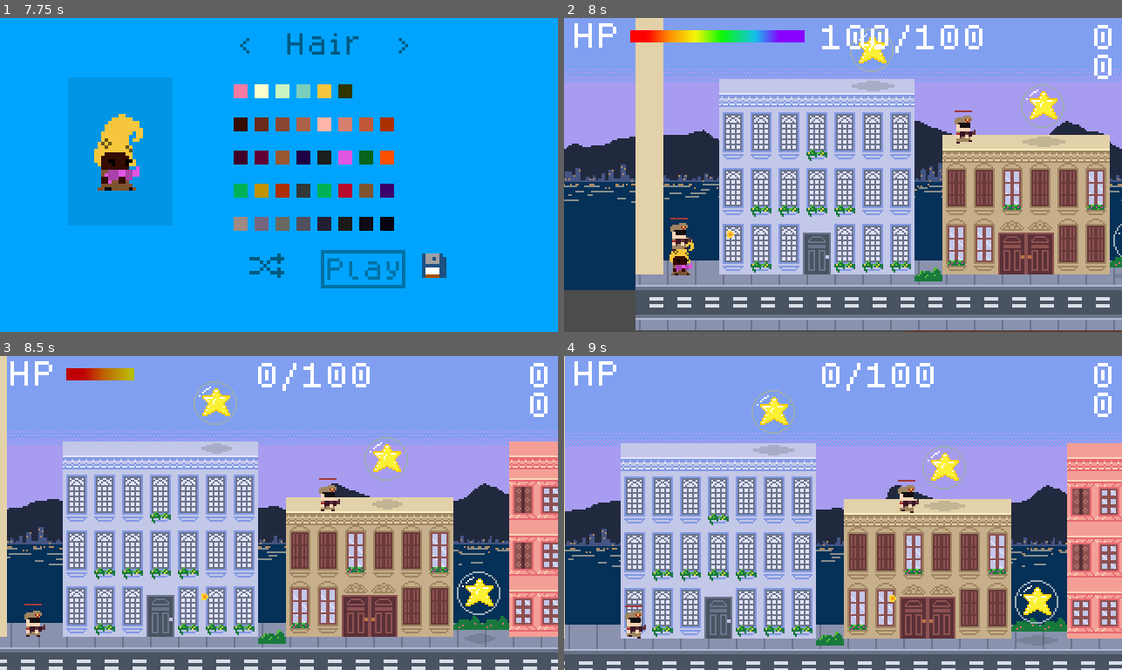
Above: before the commit, frames 1-4 (two rows, left to right).
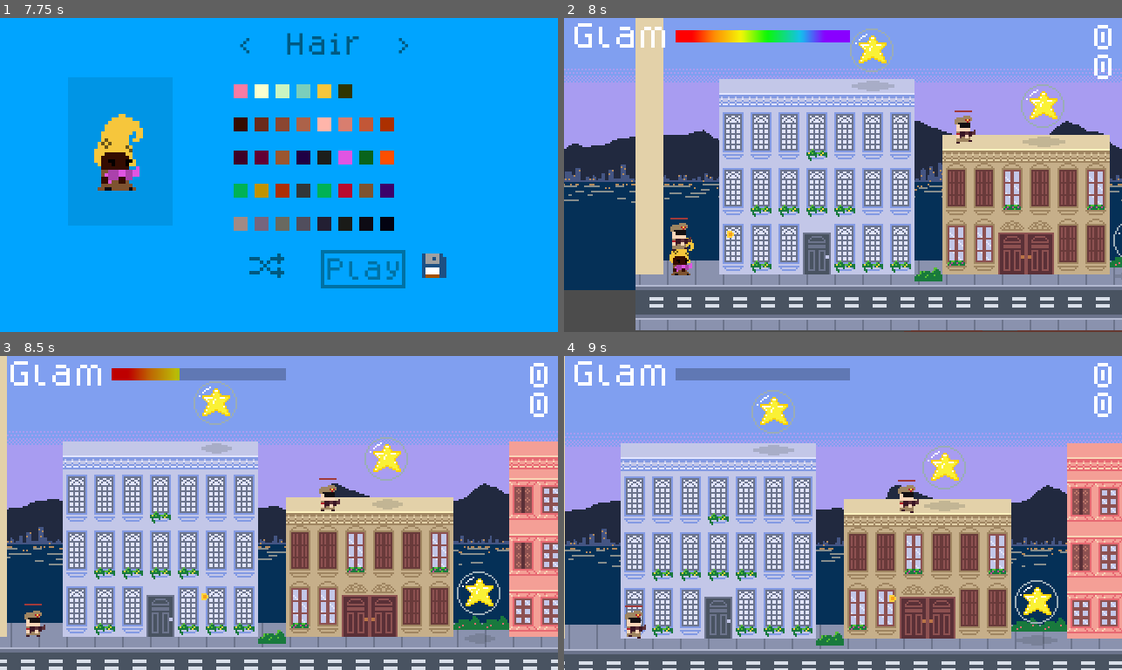
Above: after the commit, the same moments.

Repository: hamiltonromualdo/bring-ur-glam
Game: Godot game, scene res://src/UserInterface/TitleScreen.tscn
The game is run twice, just before and just after one commit, with the same random seed, the same clock (stepped at 60 frames per second) and the same inputs. Sound files missing from this copy of the repository are replaced by a short silence.
Inputs (mouse positions are in pixels of both pictures, inside the frame that each line leads up to):
- Up to frame 1 (7.75 s): tap Enter at 0.5 s; move the mouse to (401, 159) at 0.52 s; hold Right (ui_right) 0.53-2.03 s; tap Space at 1.25 s; move the mouse to (167, 190) at 1.27 s; move the mouse to (334, 105) at 2.02 s; hold Left (ui_left) 2.03-2.78 s; move the mouse to (251, 237) at 2.77 s; hold Right (ui_right) 2.78-4.28 s; move the mouse to (446, 222) at 3.52 s; move the mouse to (111, 127) at 4.27 s; hold Left (ui_left) 4.28-5.03 s; move the mouse to (306, 175) at 5.02 s; hold Right (ui_right) 5.03-5.78 s; move the mouse to (195, 96) at 5.77 s; hold Left (ui_left) 5.78-6.5 s; click "Play" at 6.5 s; click "Play" at 7.25 s
- Up to frame 2 (8 s): no input
- Up to frame 3 (8.5 s): move the mouse to (401, 497) at 8.02 s; hold Left (ui_left) from 8.03 s (still down)
- Up to frame 4 (9 s): move the mouse to (731, 528) at 8.77 s; release Left (ui_left) at 8.78 s; hold Right (ui_right) from 8.78 s (still down)

Frame 1 is identical in both runs. In frame 2, 2.5% of the frame differs, in the area x 1-75%, y 1-12%; in frame 3, 2.3%; in frame 4, 2.1%.

Commit message:
Simplifying hud to not show value of HP

Diff:
--- a/bring_ur_glam/src/Levels/Playground.tscn
+++ b/bring_ur_glam/src/Levels/Playground.tscn
@@ -1910,12 +1910,13 @@
 [node name="AnimatedSprite" type="AnimatedSprite" parent="Decoration"]
 position = Vector2( -712, 171 )
 frames = SubResource( 7 )
-frame = 1
+frame = 3
 playing = true
 
 [node name="AnimatedSprite2" type="AnimatedSprite" parent="Decoration"]
 position = Vector2( 674, 170 )
 frames = SubResource( 7 )
+frame = 2
 playing = true
 
 [node name="DecorationOffset-4" type="TileMap" parent="."]
--- a/bring_ur_glam/src/UserInterface/HUD.gd
+++ b/bring_ur_glam/src/UserInterface/HUD.gd
@@ -15,7 +15,6 @@
         print("Error connecting stars count: ", error)
 
     $HealthBarRbn.set_values(0, PlayerData.hp, PlayerData.total_hp)
-    update_hp_text()
 
 
 func update_score() -> void:
@@ -24,11 +23,6 @@
 
 func update_hp() -> void:
     $HealthBarRbn.set_hp(PlayerData.hp)
-    update_hp_text()
-
-
-func update_hp_text() -> void:
-    $HPValue.text = "{hp}/{total_hp}".format({"hp": PlayerData.hp, "total_hp": PlayerData.total_hp})
 
 
 func update_stars_count_text() -> void:
--- a/bring_ur_glam/src/UserInterface/HUD.tscn
+++ b/bring_ur_glam/src/UserInterface/HUD.tscn
@@ -44,27 +44,16 @@
 margin_right = 32.0
 margin_bottom = 20.0
 theme = ExtResource( 1 )
-text = "HP"
+text = "Glam"
 __meta__ = {
 "_edit_use_anchors_": false
 }
 
 [node name="HealthBarRbn" parent="." instance=ExtResource( 3 )]
-margin_left = 44.72
+margin_left = 70.72
 margin_top = 9.88
-margin_right = 14.0
+margin_right = 40.0
 margin_bottom = -7.58
-
-[node name="HPValue" type="Label" parent="."]
-margin_left = 146.0
-margin_top = 4.0
-margin_right = 228.0
-margin_bottom = 20.0
-theme = ExtResource( 1 )
-text = "50/120"
-__meta__ = {
-"_edit_use_anchors_": false
-}
 
 [node name="PauseOverlay" parent="." instance=ExtResource( 4 )]
 pause_mode = 2
--- a/bring_ur_glam/src/UserInterface/HealthBarRbn.tscn
+++ b/bring_ur_glam/src/UserInterface/HealthBarRbn.tscn
@@ -1,8 +1,17 @@
-[gd_scene load_steps=4 format=2]
+[gd_scene load_steps=6 format=2]
 
 [ext_resource path="res://src/UserInterface/HealthBarRbn.gd" type="Script" id=1]
 [ext_resource path="res://src/UserInterface/HealthBarRbn.tres" type="Texture" id=2]
 [ext_resource path="res://src/UserInterface/HealthBarRbn2.tres" type="Texture" id=3]
+
+[sub_resource type="StyleBoxFlat" id=1]
+bg_color = Color( 0, 0, 0, 0.133333 )
+corner_detail = 1
+
+[sub_resource type="StyleBoxFlat" id=2]
+bg_color = Color( 0, 0, 0, 0.133333 )
+border_blend = true
+corner_detail = 1
 
 [node name="HealthBarRbn" type="Control"]
 anchor_left = -0.021
@@ -19,12 +28,23 @@
 "_edit_use_anchors_": false
 }
 
+[node name="Background" type="ProgressBar" parent="."]
+margin_right = 100.0
+margin_bottom = 7.0
+custom_styles/fg = SubResource( 1 )
+custom_styles/bg = SubResource( 2 )
+value = 100.0
+percent_visible = false
+__meta__ = {
+"_edit_use_anchors_": false
+}
+
 [node name="ProgressBar" type="TextureProgress" parent="."]
 anchor_right = 1.0
 anchor_bottom = 1.0
 margin_right = 100.0
 margin_bottom = 7.0
-value = 50.0
+value = 100.0
 texture_progress = ExtResource( 2 )
 nine_patch_stretch = true
 __meta__ = {
